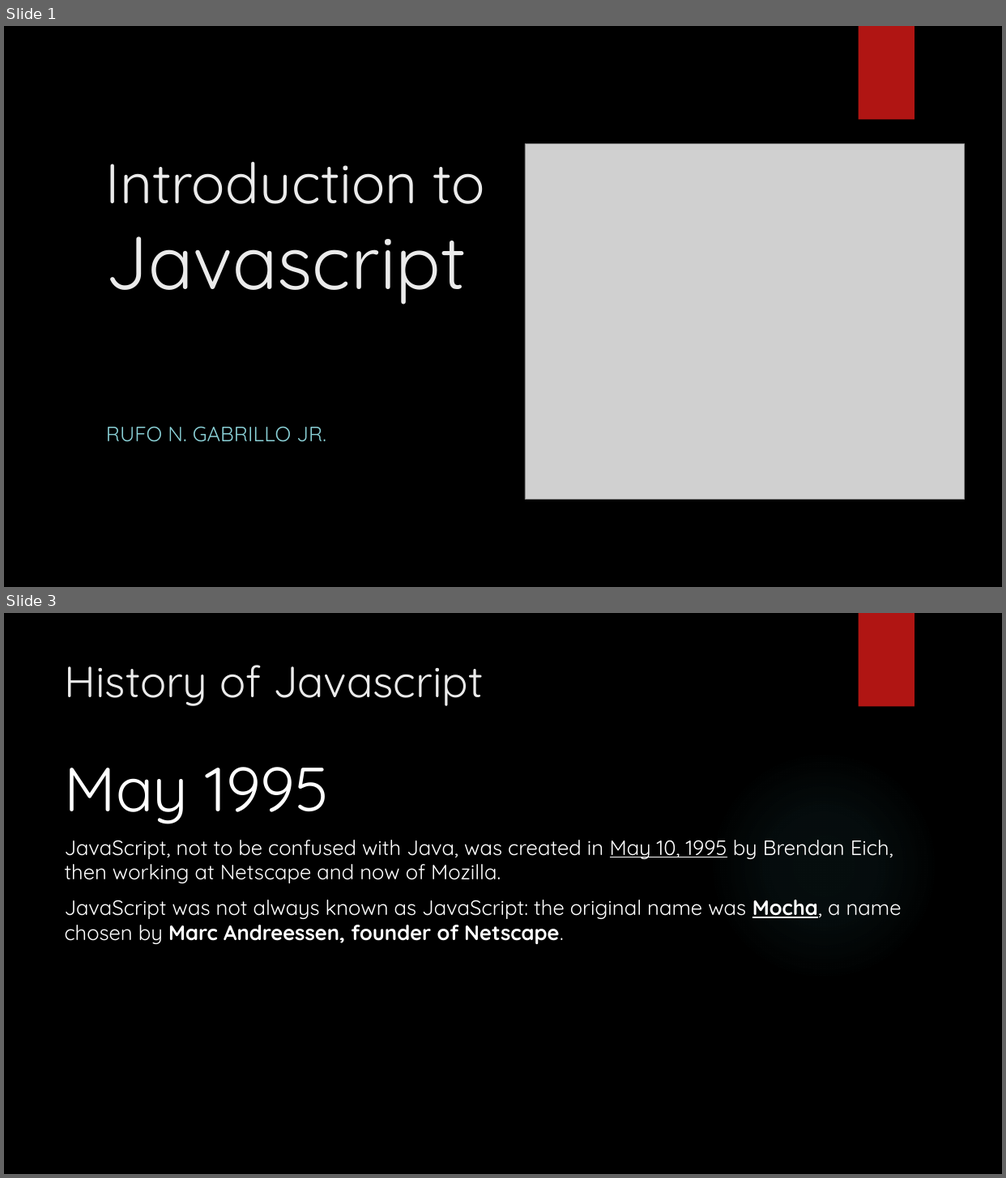
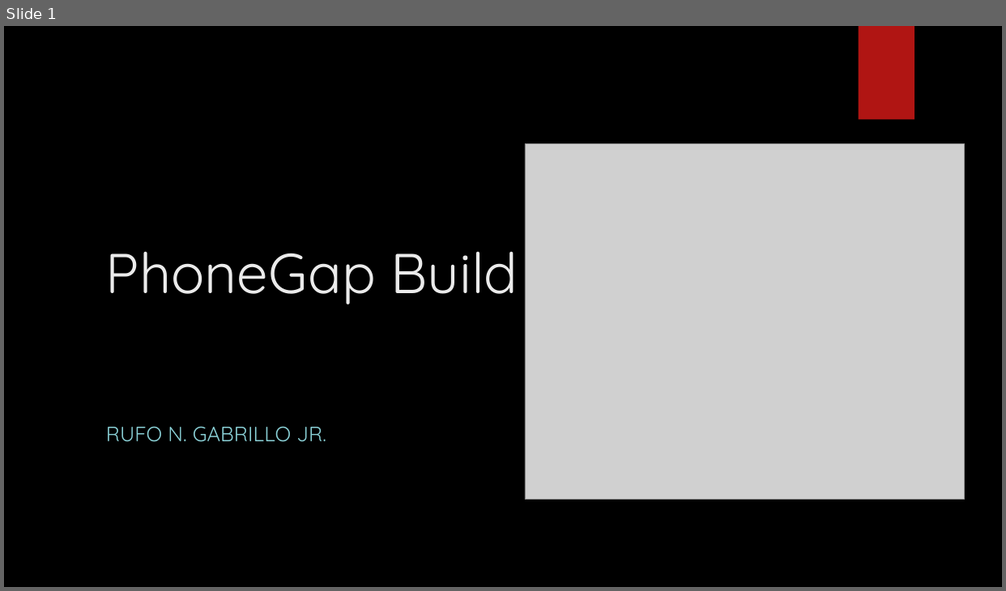
Before and after one commit to jrGabrillo/HelloWorld, a slide deck: 3. Framework7.pptx. Shown one above the other, each under a label of ours: slides 1 and 3 before the commit, slide 1 after it; the slides between them are not shown. The pictures are 1006x1178 and 1006x591 pixels, drawn with LibreOffice and Linux fonts; fonts in the diff are those of the drawing; grey boxes stand for pictures; background and template pictures are left out. Boxes give left, top, right and bottom in pixels: in the first picture for what was removed or moved away, otherwise in the second. Text is boxed around its words. In the diff, an @@ line names an element or a change of style, - is before the commit and + after.

```diff
--- a/3. Framework7.pptx
+++ b/3. Framework7.pptx
@@ slide 3 removed at [4,613,1002,1174], background picture (left out); not listed: 1 template element that a slide beside it also shows @@
@@ title removed at [65,665,484,706] @@
-History of Javascript
@@ ellipse removed at [709,750,939,981] @@
@@ text removed at [65,767,901,944] @@
-May 1995
-JavaScript, not to be confused with Java, was created in May 10, 1995 by Brendan Eich, then working at Netscape and now of Mozilla.
-JavaScript was not always known as JavaScript: the original name was Mocha, a name chosen by Marc Andreessen, founder of Netscape.
@@ slide 1 changed as well @@
@@ title at [106,251,518,305]: text changed @@
-Introduction to
-Javascript
+PhoneGap Build
```
Also in this commit, not shown: 42 other slides removed, 4 other files.
